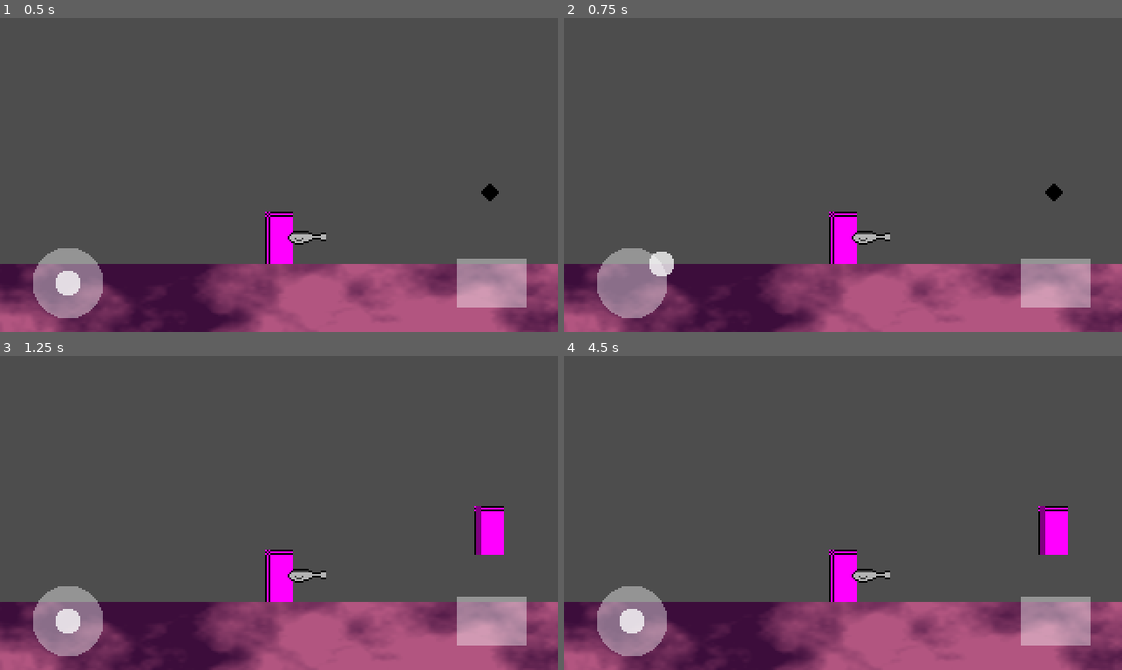
Above: before the commit, frames 1-4 (two rows, left to right).
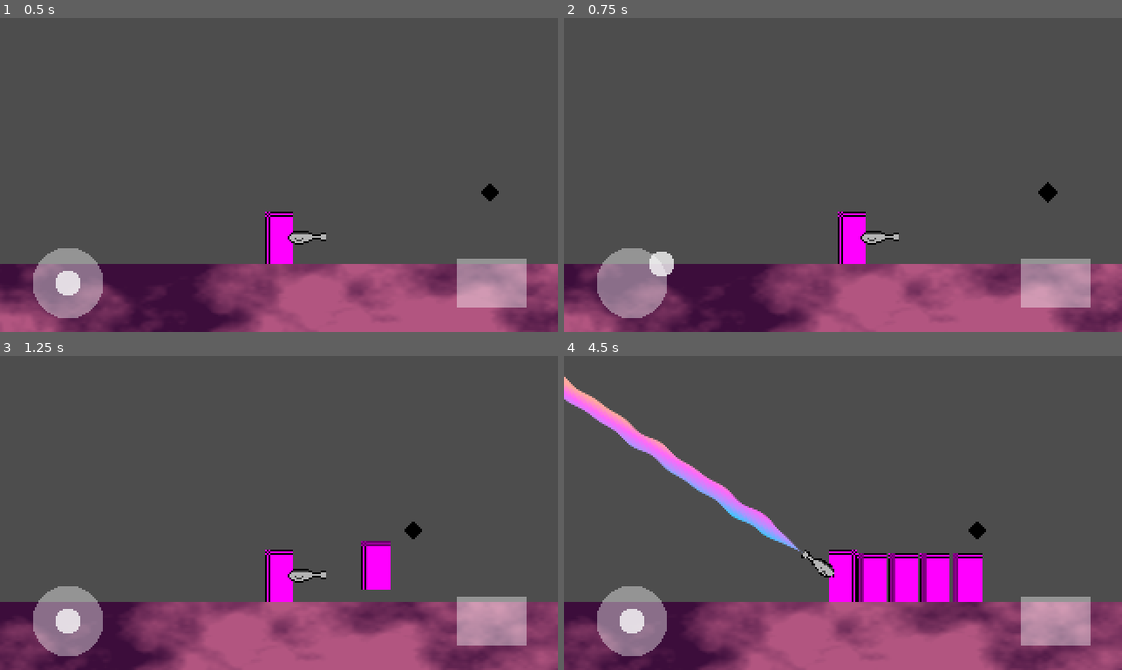
Above: after the commit, the same moments.

Repository: otherotherjosh/RhythmShooter
Game: Godot game, scene res://run n gun/run_n_gun.tscn
Two runs of this game, one before a commit and one after it. Both use one fixed random seed, a clock stepped at 60 frames per second and the inputs below.
Inputs (mouse positions are in pixels of both pictures, inside the frame that each line leads up to):
- Up to frame 1 (0.5 s): no input
- Up to frame 2 (0.75 s): tap Enter at 0.5 s; drag from (630, 281) to (898, 105) at 0.52 s
- Up to frame 3 (1.25 s): no input
- Up to frame 4 (4.5 s): drag from (1055, 619) to (815, 575) at 1.27 s; move the mouse to (898, 443) at 2.02 s; click (898, 443) at 2.17 s; tap Space at 2.75 s; drag from (815, 575) to (675, 465) at 2.77 s; move the mouse to (1010, 560) at 3.52 s; click (1010, 560) at 3.67 s; drag from (675, 465) to (759, 434) at 4.27 s

Frame 1 is identical in both runs. In frame 2, 1.4% of the frame differs, in the area x 2-100%, y 52-100%; in frame 3, 13%; in frame 4, 18%, in the area x 0-100%, y 6-100%.
Error before the commit: Parse Error: Cannot infer the type of "direction" variable because the value doesn't have a set type. (res://run)

Commit message:
feat: add global beatmap player

Diff:
--- /dev/null
+++ b/global/beatmap_player.gd
@@ -0,0 +1,77 @@
+extends Node
+## Plays through beatmaps, globally accessible
+
+
+signal on_queue
+signal on_play
+
+## How long a BeatTarget is active and can be hit
+const TARGET_ACTIVE_WINDOW := 0.3
+
+var beatmap: Beatmap:
+	set = _set_beatmap
+var bpm := 120.0:
+	set = _set_bpm
+var pulse_ms := 500
+var seek: float
+var current_beat: int:
+	get: return floori(seek)
+var current_measure: float:
+	get: return seek - current_beat
+var is_playing: bool
+## Targets from the active beatmap
+var beat_targets: Array[BeatTarget]
+# Index of target that is either first ready or last active
+var current_target: int
+
+
+func _process(delta: float) -> void:
+	if not is_playing:
+		return
+	seek = MusicPlayer.seek / MusicPlayer.pulse
+
+
+## Begins playing through the active beatmap
+func play_beatmap() -> void:
+	current_beat = 0
+	current_measure = 0
+	current_target = 0
+	is_playing = true
+	on_play.emit()
+
+
+## Get beatmap ready to play
+func queue_beatmap() -> void:
+	on_queue.emit()
+	MusicPlayer.queue_game_track(4)
+	await MusicPlayer.on_play
+	play_beatmap()
+
+
+## Calculates when (in ms) the beat and measure of a target will occur
+func time_of_target(index: int) -> int:
+	var beat := beat_targets[index].beat
+	var measure := beat_targets[index].measure
+	return MusicPlayer.track_begin_time_ms + (beat + measure) * pulse_ms
+
+
+## Calculates how much time (in ms) until the beat and measure of a target occurs
+func time_to_target(index: int) -> int:
+	return time_of_target(index) - Time.get_ticks_msec()
+
+
+func _set_beatmap(value: Beatmap) -> void:
+	if beatmap == value:
+		return
+	beatmap = value
+	is_playing = false
+	MusicPlayer.game_track = beatmap.track
+	# 120 is arbitrary, what matters is it's not 0
+	bpm = beatmap.track.bpm if beatmap.track.bpm else 120
+	beatmap.sort_targets()
+	beat_targets = beatmap.targets
+
+
+func _set_bpm(value: float) -> void:
+	bpm = value
+	pulse_ms = 60000 / bpm
--- a/project.godot
+++ b/project.godot
@@ -17,8 +17,10 @@
 
 [autoload]
 
-TouchInputManager="*res://run n gun/touch controls/touch_input_manager.gd"
-CombatManager="*res://run n gun/combat/combat_manager.gd"
+TouchInputManager="*res://global/touch_input_manager.gd"
+CombatManager="*res://global/combat_manager.gd"
+BeatmapPlayer="*res://global/beatmap_player.gd"
+MusicPlayer="*res://global/music_player.gd"
 
 [display]
 
Not shown, added: global/beatmap_player.gd.uid
